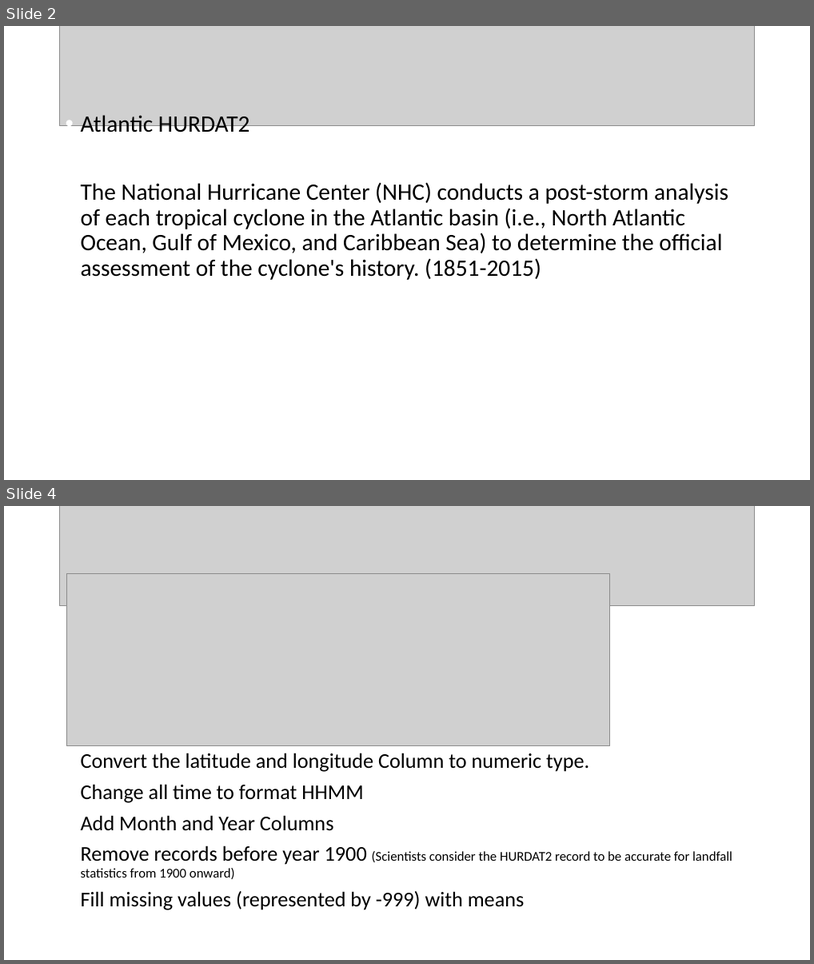
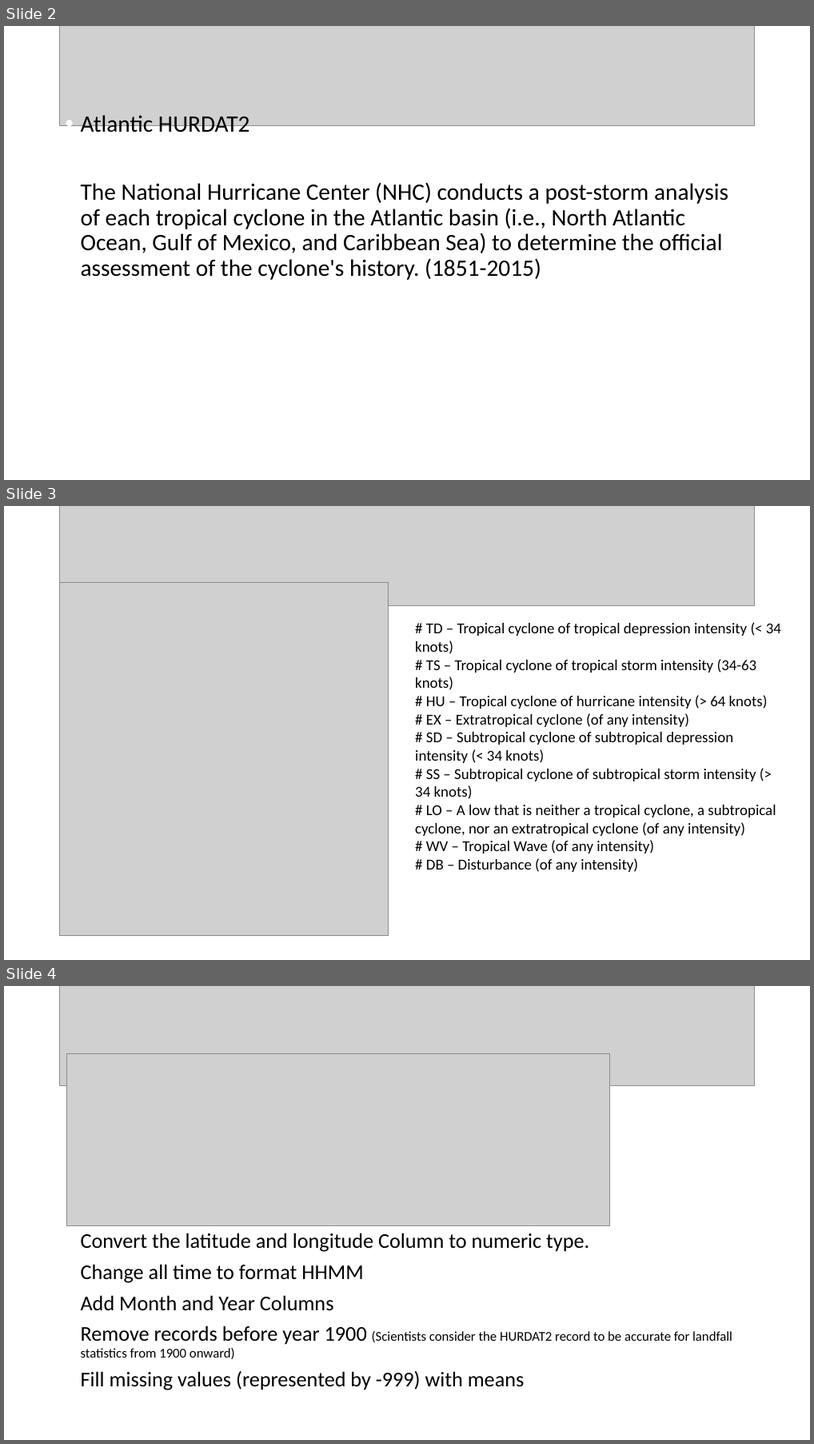
Before and after one commit to besswess/Atlantic-Cyclone-Classification, a slide deck: Predicting Atlantic Windstom Status.ppt. Shown one above the other, each under a label of ours: slides 2 and 4 before the commit, slides 2, 3 and 4 after it; the slides between them are not shown. The pictures are 814x964 and 814x1444 pixels, drawn with LibreOffice and Linux fonts; fonts in the diff are those of the drawing; grey boxes stand for pictures. Boxes give left, top, right and bottom in pixels: in the first picture for what was removed or moved away, otherwise in the second. Text is boxed around its words. In the diff, an @@ line names an element or a change of style, - is before the commit and + after.

```diff
--- a/Predicting Atlantic Windstom Status.ppt
+++ b/Predicting Atlantic Windstom Status.ppt
@@ slide 3 added at (4,506,810,960), background #FFFFFF @@
@@ picture added at (60,506,754,605) @@
@@ picture added at (60,582,389,935) @@
@@ text added at (415,623,782,872), 18 pt, text #000000 @@
+# TD – Tropical cyclone of tropical depression intensity (< 34 knots)
+# TS – Tropical cyclone of tropical storm intensity (34-63 knots)
+# HU – Tropical cyclone of hurricane intensity (> 64 knots)
+# EX – Extratropical cyclone (of any intensity)
+# SD – Subtropical cyclone of subtropical depression intensity (< 34 knots)
+# SS – Subtropical cyclone of subtropical storm intensity (> 34 knots)
+# LO – A low that is neither a tropical cyclone, a subtropical cyclone, nor an extratropical cyclone (of any intensity)
+# WV – Tropical Wave (of any intensity)
+# DB – Disturbance (of any intensity)
```
Also in this commit, not shown: 2 slides changed, 1 other slide added, 2 slides removed, 1 other file.
